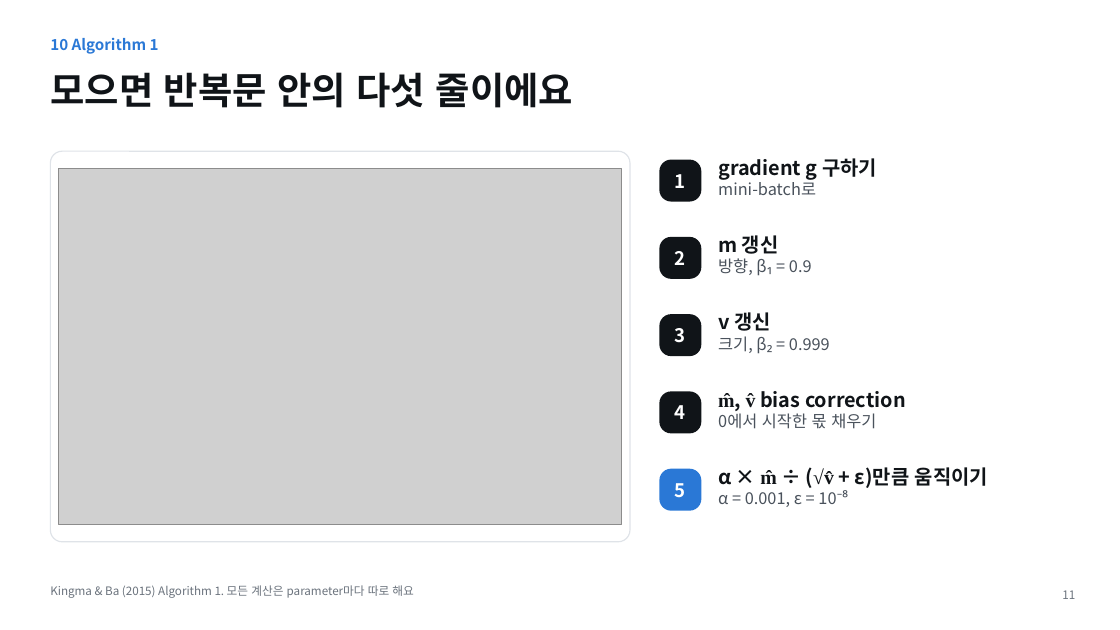
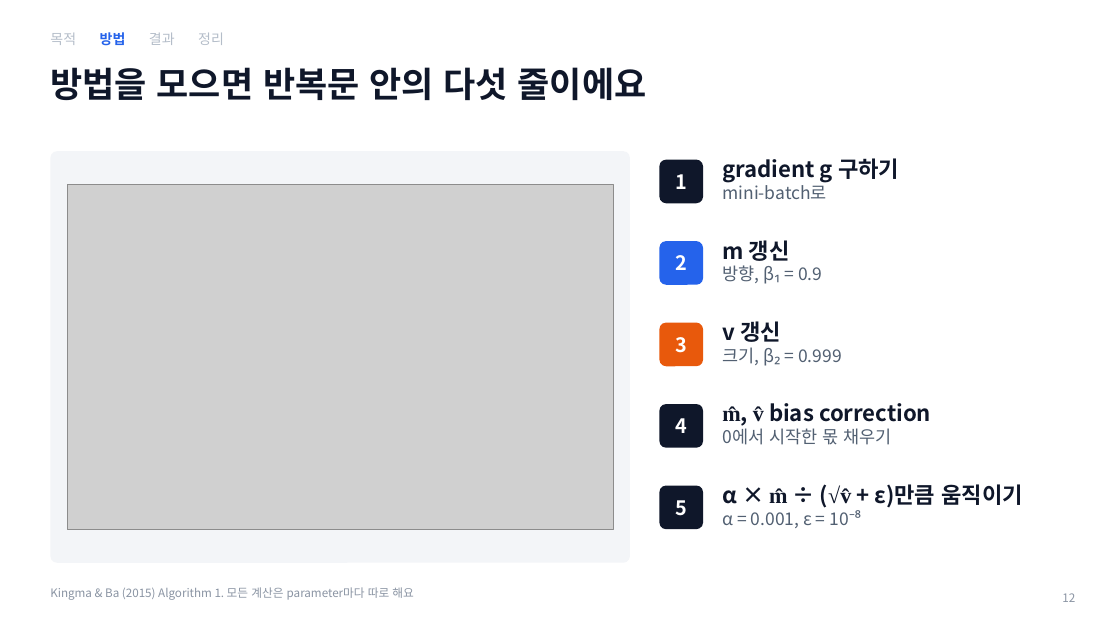
Before and after one commit to tkdgh123/tkdgh123.github.io, a slide deck: slide 12 of adam/Adam_PaperSeminar.pptx (slide 11 before the commit). Drawn at 1120x630 pixels with LibreOffice and Linux fonts; fonts in the diff are those of the drawing; grey boxes stand for pictures. Boxes give left, top, right and bottom in pixels: in the first picture for what was removed or moved away, otherwise in the second. Text is boxed around its words. In the diff, an @@ line names an element or a change of style, - is before the commit and + after.

```diff
--- a/adam/Adam_PaperSeminar.pptx
+++ b/adam/Adam_PaperSeminar.pptx
@@ text removed at bbox=[50, 38, 159, 54] @@
-10 Algorithm 1
@@ text added at bbox=[50, 32, 224, 46], 12 pt, text #B4BDC9 @@
+목적 방법 결과 정리
@@ title at bbox=[50, 67, 647, 100]: text changed; size 32 to 30 pt; text colour #101418 to #0F172A @@
-모으면 반복문 안의 다섯 줄이에요
+방법을 모으면 반복문 안의 다섯 줄이에요
@@ rounded rectangle: place and size @@
-rounded rectangle at bbox=[50, 151, 630, 542]
+rounded rectangle at bbox=[50, 151, 630, 563]
@@ rounded rectangle at bbox=[50, 151, 630, 563]: fill #FFFFFF to #F3F5F8; outline #DFE3E8 1 pt to none; proportions changed @@
@@ rounded rectangle "1" at bbox=[660, 160, 703, 203]: size 16 to 17 pt; fill #101418 to #0F172A; proportions changed @@
@@ text "gradient g 구하기" at bbox=[722, 158, 899, 199]: size 17 to 19 pt, text colour #101418 to #0F172A in "gradient g 구하기"; size 14 to 15 pt, text colour #4A525C to #526072 in "mini-batch로" @@
@@ picture: place and size @@
-picture at bbox=[59, 168, 622, 524]
+picture at bbox=[67, 184, 613, 530]
@@ text "m 갱신" at bbox=[722, 240, 822, 283]: size 17 to 19 pt, text colour #101418 to #0F172A in "m 갱신"; size 14 to 15 pt, text colour #4A525C to #526072 in "방향, β₁ = 0.9" @@
@@ rounded rectangle "2": place and size @@
-rounded rectangle "2" at bbox=[660, 237, 702, 279]
+rounded rectangle "2" at bbox=[660, 241, 703, 285]
@@ rounded rectangle "2" at bbox=[660, 241, 703, 285]: size 16 to 17 pt; fill #101418 to #2563EB; proportions changed @@
@@ rounded rectangle "3": place and size @@
-rounded rectangle "3" at bbox=[660, 314, 702, 356]
+rounded rectangle "3" at bbox=[660, 323, 703, 366]
@@ rounded rectangle "3" at bbox=[660, 323, 703, 366]: size 16 to 17 pt; fill #101418 to #E8590C; proportions changed @@
@@ text "v 갱신": place and size @@
-text "v 갱신" at bbox=[718, 312, 830, 353]
+text "v 갱신" at bbox=[722, 321, 842, 365]
@@ text "v 갱신" at bbox=[722, 321, 842, 365]: size 17 to 19 pt, text colour #101418 to #0F172A in "v 갱신"; size 14 to 15 pt, text colour #4A525C to #526072 in "크기, β₂ = 0.999" @@
@@ rounded rectangle "4" at bbox=[660, 404, 703, 448]: size 16 to 17 pt; fill #101418 to #0F172A; proportions changed @@
@@ rounded rectangle "4": place and size @@
-rounded rectangle "4" at bbox=[660, 392, 702, 434]
+rounded rectangle "4" at bbox=[660, 404, 703, 448]
@@ text "m̂, v̂ bias correction": place and size @@
-text "m̂, v̂ bias correction" at bbox=[718, 391, 906, 429]
+text "m̂, v̂ bias correction" at bbox=[722, 403, 931, 445]
@@ text "m̂, v̂ bias correction" at bbox=[722, 403, 931, 445]: size 17 to 19 pt, text colour #101418 to #0F172A in "m̂, v̂ bias correction"; size 14 to 15 pt, text colour #4A525C to #526072 in "0에서 시작한 몫 채우기" @@
@@ rounded rectangle "5": place and size @@
-rounded rectangle "5" at bbox=[660, 469, 702, 511]
+rounded rectangle "5" at bbox=[660, 486, 703, 529]
@@ rounded rectangle "5" at bbox=[660, 486, 703, 529]: size 16 to 17 pt; fill #2A78D6 to #0F172A; proportions changed @@
@@ text "α × m̂ ÷ (√v̂ ...": place and size @@
-text "α × m̂ ÷ (√v̂ ..." at bbox=[718, 467, 988, 507]
+text "α × m̂ ÷ (√v̂ ..." at bbox=[722, 484, 1022, 528]
@@ text "α × m̂ ÷ (√v̂ ..." at bbox=[722, 484, 1022, 528]: size 17 to 19 pt, text colour #101418 to #0F172A in "α × m̂ ÷ (√v̂ + ε)만큼 ..."; size 14 to 15 pt, text colour #4A525C to #526072 in "α = 0.001, ε = 10⁻⁸" @@
@@ text "Kingma & Ba (2015) Algorithm ..." at bbox=[50, 587, 413, 600]: text colour #6B737D to #8A94A3 @@
@@ page number removed at bbox=[1062, 590, 1075, 599] @@
-11
@@ page number added at bbox=[1062, 593, 1075, 602], 10 pt, text #8A94A3 @@
+12
```
Also in this commit, not shown: 15 other slides changed, 2 slides added, 1 slide removed, 3 other files.
